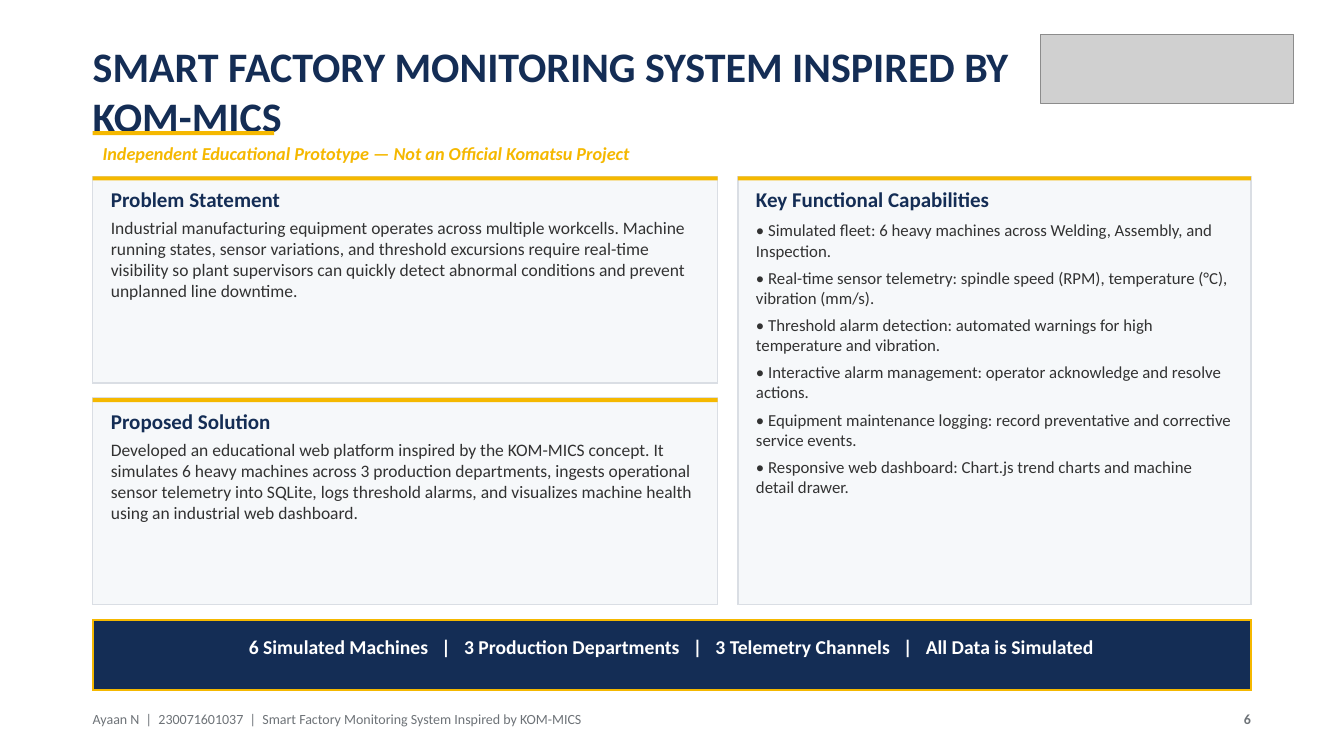
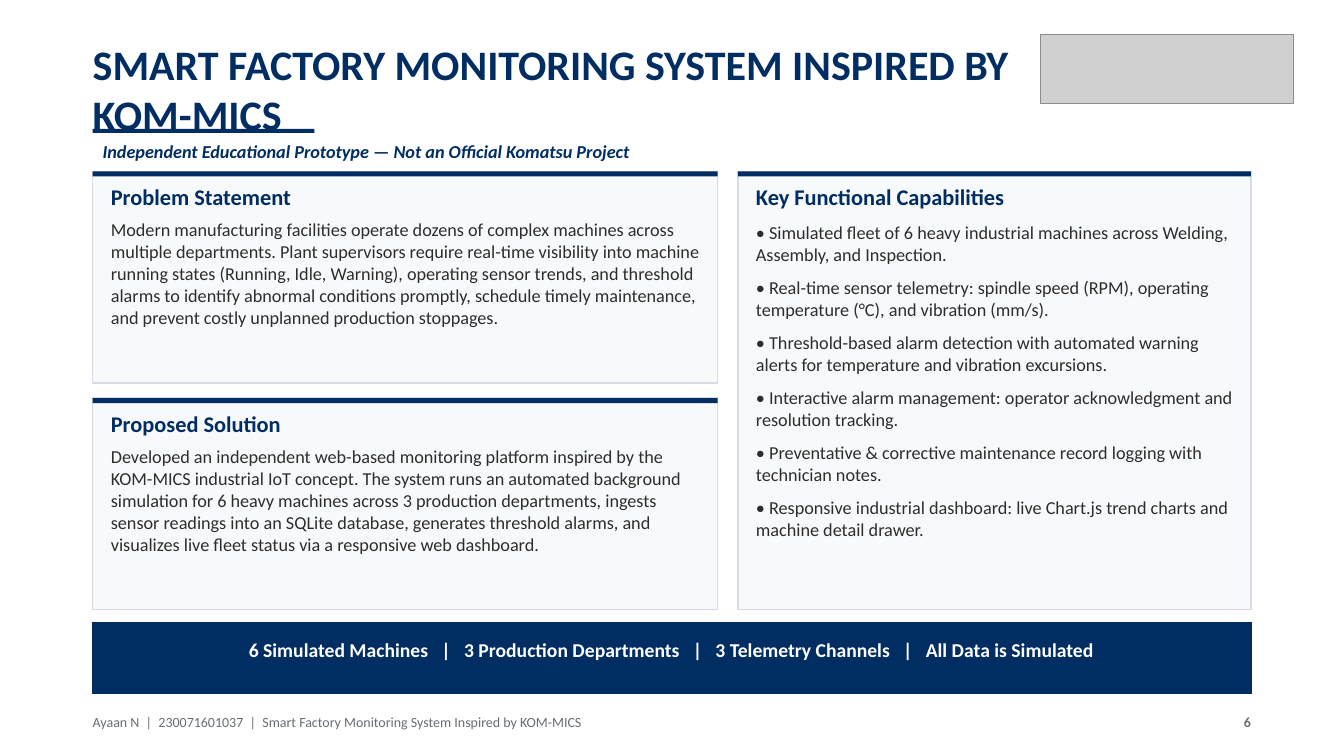
Before and after one commit to ayaan0405/KOM-MICS-Smart-Factory-Monitoring, a slide deck: slide 6 of Ayaan_Internship_Presentation.pptx. Drawn at 1344x756 pixels with LibreOffice and Linux fonts; fonts in the diff are those of the drawing; grey boxes stand for pictures. Boxes give left, top, right and bottom in pixels: in the first picture for what was removed or moved away, otherwise in the second. Text is boxed around its words. In the diff, an @@ line names an element or a change of style, - is before the commit and + after.

Commit message:
Apply user feedback: change all yellows to Komatsu Blue, remove awkward logo, enlarge fonts to eliminate empty space across all cards

```diff
--- a/Ayaan_Internship_Presentation.pptx
+++ b/Ayaan_Internship_Presentation.pptx
@@ text "SMART FACTORY MONITORING SYSTEM INSPIRED ..." at (93,52,1008,133): text colour #142D55 to #002D62 @@
@@ text "Independent Educational Prototype — Not ..." at (103,145,629,161): text colour #F5B800 to #002D62 @@
@@ fill #F5B800 to #002D62 in 4 elements at (93,398,718,403), (93,171,718,176), (738,171,1251,176), (93,129,315,133) @@
@@ rectangle: place and size @@
-rectangle at (93,131,274,135)
+rectangle at (93,129,315,133)
@@ rectangle: place and size @@
-rectangle at (93,176,718,383)
+rectangle at (93,171,718,383)
@@ rectangle: place and size @@
-rectangle at (93,176,718,180)
+rectangle at (93,171,718,176)
@@ rectangle: place and size @@
-rectangle at (738,176,1251,605)
+rectangle at (738,171,1251,610)
@@ rectangle: place and size @@
-rectangle at (738,176,1251,180)
+rectangle at (738,171,1251,176)
@@ text at (111,189,291,205): size 15 to 16 pt, text colour #142D55 to #002D62 in "Problem Statement"; more space between paragraphs @@
@@ text at (756,189,1004,209): size 15 to 16 pt, text colour #142D55 to #002D62 in "Key Functional Capabilities"; more space between paragraphs @@
@@ text at (111,223,699,327): text changed; size 12.5 to 13 pt; text colour #323232 to #2D2D2D @@
-Industrial manufacturing equipment operates across multiple workcells. Machine running states, sensor variations, and threshold excursions require real-time visibility so plant supervisors can quickly detect abnormal conditions and prevent unplanned line downtime.
+Modern manufacturing facilities operate dozens of complex machines across multiple departments. Plant supervisors require real-time visibility into machine running states (Running, Idle, Warning), operating sensor trends, and threshold alarms to identify abnormal conditions promptly, schedule timely maintenance, and prevent costly unplanned production stoppages.
@@ text at (756,226,1233,536): text changed; size 12 to 13 pt; text colour #323232 to #2D2D2D @@
-• Simulated fleet: 6 heavy machines across Welding, Assembly, and Inspection.
-• Real-time sensor telemetry: spindle speed (RPM), temperature (°C), vibration (mm/s).
-• Threshold alarm detection: automated warnings for high temperature and vibration.
-• Interactive alarm management: operator acknowledge and resolve actions.
-• Equipment maintenance logging: record preventative and corrective service events.
-• Responsive web dashboard: Chart.js trend charts and machine detail drawer.
+• Simulated fleet of 6 heavy industrial machines across Welding, Assembly, and Inspection.
+• Real-time sensor telemetry: spindle speed (RPM), operating temperature (°C), and vibration (mm/s).
+• Threshold-based alarm detection with automated warning alerts for temperature and vibration excursions.
+• Interactive alarm management: operator acknowledgment and resolution tracking.
+• Preventative & corrective maintenance record logging with technician notes.
+• Responsive industrial dashboard: live Chart.js trend charts and machine detail drawer.
@@ fill #F6F8FA to #F8F9FB; outline #DADEE4 1 pt to #D7DCE4 1 pt in 3 elements at (738,171,1251,610), (93,171,718,383), (93,398,718,610) @@
@@ rectangle: place and size @@
-rectangle at (93,398,718,605)
+rectangle at (93,398,718,610)
@@ text at (111,416,281,436): size 15 to 16 pt, text colour #142D55 to #002D62 in "Proposed Solution"; more space between paragraphs @@
@@ text at (111,450,681,554): text changed; size 12.5 to 13 pt; text colour #323232 to #2D2D2D @@
-Developed an educational web platform inspired by the KOM-MICS concept. It simulates 6 heavy machines across 3 production departments, ingests operational sensor telemetry into SQLite, logs threshold alarms, and visualizes machine health using an industrial web dashboard.
+Developed an independent web-based monitoring platform inspired by the KOM-MICS industrial IoT concept. The system runs an automated background simulation for 6 heavy machines across 3 production departments, ingests sensor readings into an SQLite database, generates threshold alarms, and visualizes live fleet status via a responsive web dashboard.
@@ rectangle at (93,623,1251,694): fill #142D55 to #002D62; outline #F5B800 1.5 pt to #002D62 1.5 pt @@
@@ text "Ayaan N | 230071601037 | ..." at (93,717,581,730): text colour #6E7378 to #696E73 @@
@@ text "6" at (1244,717,1251,727): text colour #6E7378 to #696E73 @@
```
Also in this commit, not shown: 9 other slides changed, 11 other files.
